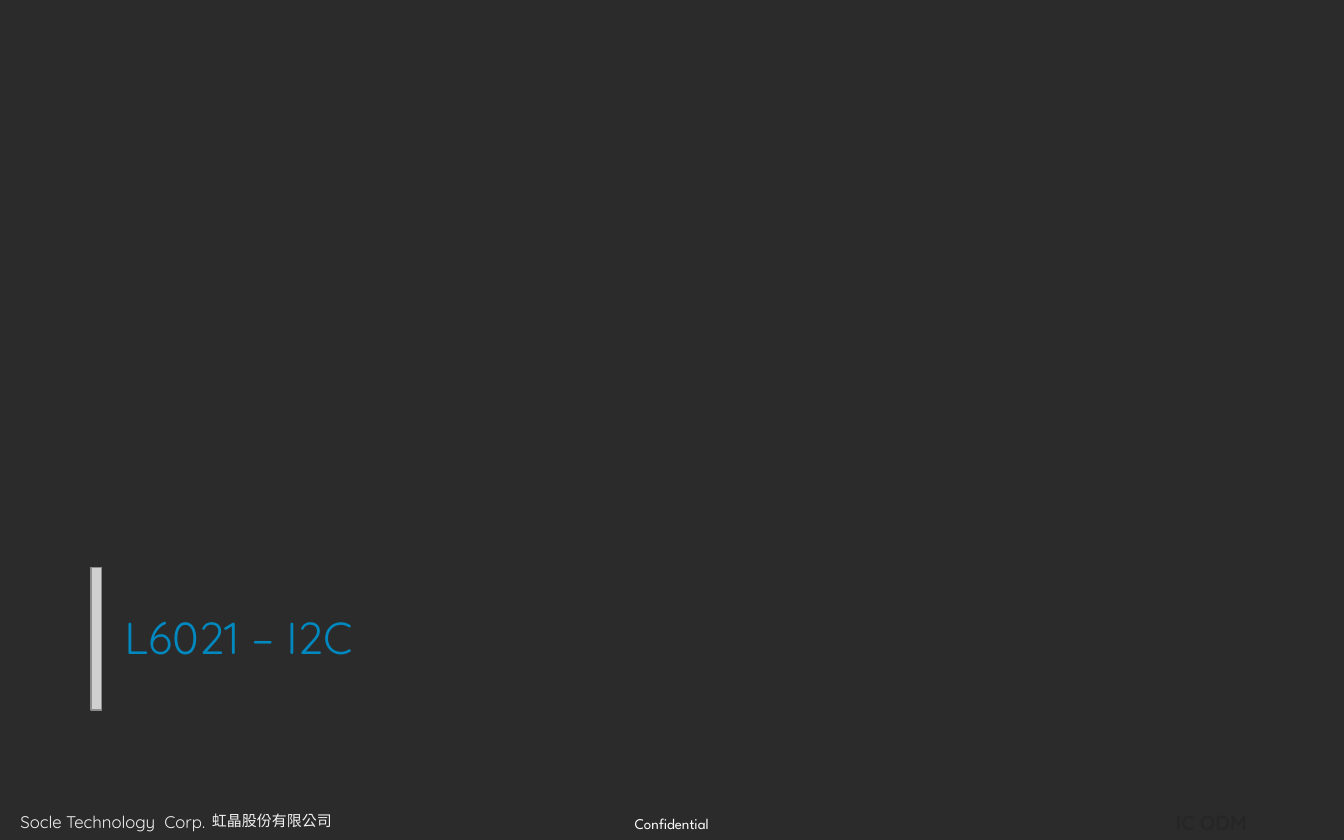
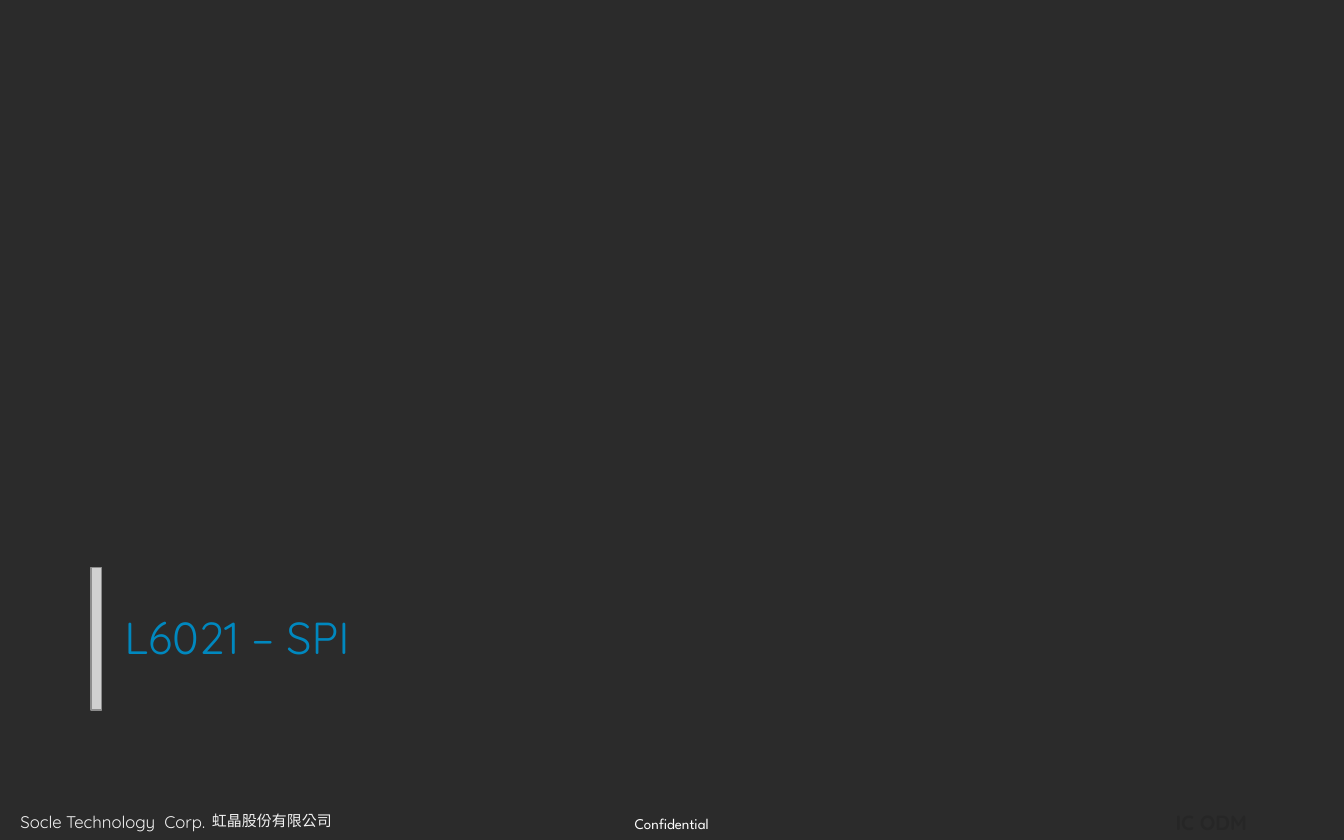
Before and after one commit to JomaskTsai/ppt_linux, a slide deck: slide 13 of spi_report_ben.pptx (slide 11 before the commit). Drawn at 1344x840 pixels with LibreOffice and Linux fonts; fonts in the diff are those of the drawing; grey boxes stand for pictures; background and template pictures are left out; a plain dark background stands for a picture behind light text. Boxes give left, top, right and bottom in pixels: in the first picture for what was removed or moved away, otherwise in the second. Text is boxed around its words. In the diff, an @@ line names an element or a change of style, - is before the commit and + after.

```diff
--- a/spi_report_ben.pptx
+++ b/spi_report_ben.pptx
@@ title at box(124, 622, 349, 655): text changed @@
-L6021 – I2C
+L6021 – SPI
```
Also in this commit, not shown: 3 other slides changed, 20 slides added, 16 slides removed.
